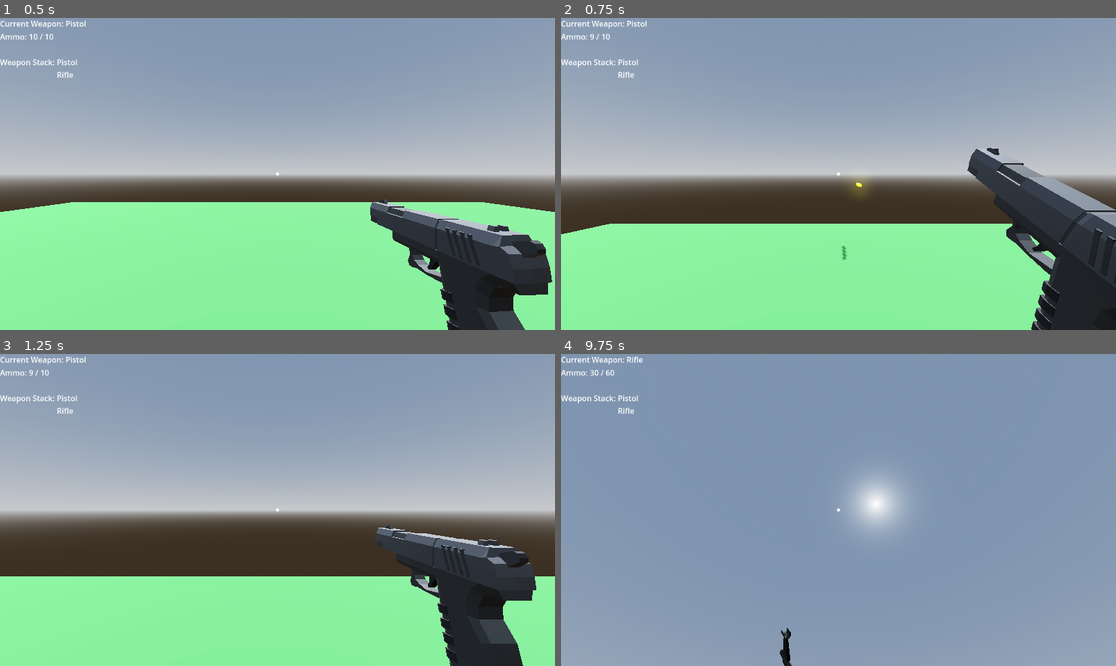
Above: before the commit, frames 1-4 (two rows, left to right).
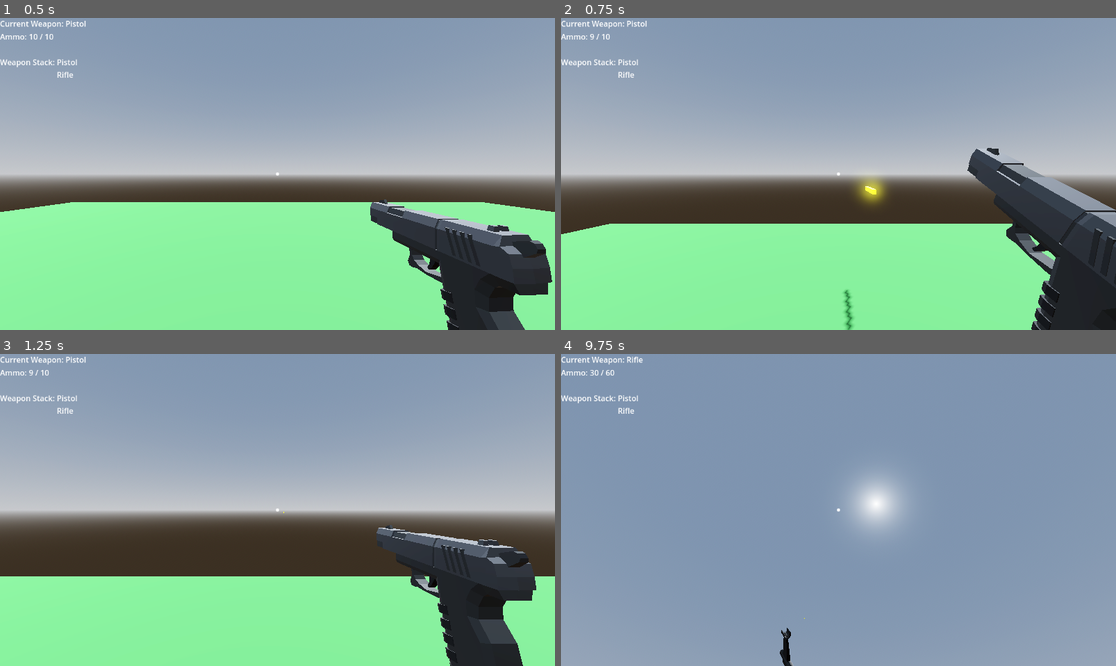
Above: after the commit, the same moments.

Repository: JunH0128/ShooterGame
Game: Godot game, scene res://Game.tscn
Two runs of this game, one before a commit and one after it. Both use one fixed random seed, a clock stepped at 60 frames per second and the inputs below.
Inputs (mouse positions are in pixels of both pictures, inside the frame that each line leads up to):
- Up to frame 1 (0.5 s): no input
- Up to frame 2 (0.75 s): tap Enter (ui_accept) at 0.5 s; move the mouse to (810, 236) at 0.52 s; hold W (up) from 0.53 s (still down); hold Mouse wheel down (Weapon_Down) from 0.53 s (still down); click (810, 236) at 0.67 s
- Up to frame 3 (1.25 s): keep holding W (up); keep holding Mouse wheel down (Weapon_Down); tap Enter (ui_accept) at 0.77 s
- Up to frame 4 (9.75 s): tap Enter (ui_accept) at 1.25, 1.52, 2.75, 3.02, 3.77, 4.52, 5, 6.02, 6.77, 7.25, 7.52, 9.02, 9.5 s; move the mouse to (877, 513) at 1.27 s; release Mouse wheel down (Weapon_Down) at 1.28 s; tap Mouse wheel up (Weapon_Up) at 1.35, 5.85 s; move the mouse to (794, 506) at 2.02 s; press the mouse at (794, 506) at 2.03 s; move the mouse to (844, 510) at 2.77 s; release W (up) at 2.78 s; release the mouse at (844, 510) at 2.78 s; hold A (left) 2.78-3.53 s; tap Mouse wheel down (Weapon_Down) at 2.85, 7.35 s; move the mouse to (816, 503) at 3.52 s; hold Mouse wheel up (Weapon_Up) 3.53-4.28 s; hold W (up) 3.53-5.78 s; move the mouse to (866, 510) at 4.27 s; click (866, 510) at 4.35 s; move the mouse to (810, 510) at 5.02 s; hold Mouse wheel down (Weapon_Down) 5.03-5.78 s; move the mouse to (849, 503) at 5.77 s; hold D (right) 5.78-6.53 s; move the mouse to (832, 516) at 6.52 s; press the mouse at (832, 516) at 6.53 s; hold W (up) 6.53-8.78 s; move the mouse to (877, 513) at 7.27 s; release the mouse at (877, 513) at 7.28 s; move the mouse to (794, 506) at 8.02 s; hold Mouse wheel up (Weapon_Up) 8.03-8.78 s; move the mouse to (844, 510) at 8.77 s; hold A (left) 8.78-9.53 s; click (844, 510) at 8.85 s; move the mouse to (816, 503) at 9.52 s; hold W (up) from 9.53 s (still down); hold Mouse wheel down (Weapon_Down) from 9.53 s (still down)

Frame 1 is identical in both runs. In frame 2, 0.5% of the frame differs, in the area x 50-59%, y 51-100%; in frame 3, less than 0.1%; in frame 4, less than 0.1%.

Commit message:
particles
added a particle when the bullet hit something

Diff:
--- a/shooter-game/bullet.gd
+++ b/shooter-game/bullet.gd
@@ -1,12 +1,23 @@
 extends RigidBody3D
 
+var SPEED = 40.0
 var Damage: int = 0
+var particles = preload("res://particles_3d.tscn")
 
 func _on_body_entered(body: Node) -> void:
 	if body.is_in_group("Target") && body.has_method("Hit_Successful"):
 		body.Hit_Successful(Damage)
-		queue_free()
+
+	var particles = particles.instantiate()
+	get_tree().root.add_child(particles)
+	particles.global_position = global_position
+	particles.emitting = true
+
+	queue_free()
 
 
 func _on_timer_timeout() -> void:
 	queue_free()
+
+func _process(delta: float) -> void:
+	position += transform.basis * Vector3(0, 0, -SPEED) * delta
--- a/shooter-game/bullet.tscn
+++ b/shooter-game/bullet.tscn
@@ -1,6 +1,7 @@
-[gd_scene load_steps=5 format=3 uid="uid://ds76f5i1fv4no"]
+[gd_scene load_steps=6 format=3 uid="uid://ds76f5i1fv4no"]
 
 [ext_resource type="Script" uid="uid://b7fslghpdwgr8" path="res://bullet.gd" id="1_v7oki"]
+[ext_resource type="PackedScene" uid="uid://dodwo80esdxa6" path="res://particles_3d.tscn" id="2_v8qja"]
 
 [sub_resource type="BoxMesh" id="BoxMesh_rtl8c"]
 
@@ -39,5 +40,8 @@
 one_shot = true
 autostart = true
 
+[node name="GPUParticles3D" parent="." instance=ExtResource("2_v8qja")]
+transform = Transform3D(-1, 0, -1.50996e-07, 0, 1, 0, 1.50996e-07, 0, -1, -3.132e-09, 0, 0.0716517)
+
 [connection signal="body_entered" from="." to="." method="_on_body_entered"]
 [connection signal="timeout" from="Timer" to="." method="_on_timer_timeout"]
--- /dev/null
+++ b/shooter-game/particles_3d.tscn
@@ -0,0 +1,24 @@
+[gd_scene load_steps=4 format=3 uid="uid://dodwo80esdxa6"]
+
+[sub_resource type="StandardMaterial3D" id="StandardMaterial3D_v8qja"]
+albedo_color = Color(0.831373, 0.760784, 0.184314, 1)
+emission_enabled = true
+emission = Color(0.584251, 0.686092, 0.209452, 1)
+emission_energy_multiplier = 8.0
+
+[sub_resource type="ParticleProcessMaterial" id="ParticleProcessMaterial_t4vbm"]
+direction = Vector3(0, 0, 1)
+initial_velocity_min = 3.0
+initial_velocity_max = 5.0
+
+[sub_resource type="BoxMesh" id="BoxMesh_2b2rl"]
+size = Vector3(0.04, 0.04, 0.04)
+
+[node name="GPUParticles3D" type="GPUParticles3D"]
+transform = Transform3D(-1, 0, -8.74228e-08, 0, 1, 0, 8.74228e-08, 0, -1, 0, 0, 0)
+material_override = SubResource("StandardMaterial3D_v8qja")
+emitting = false
+one_shot = true
+explosiveness = 1.0
+process_material = SubResource("ParticleProcessMaterial_t4vbm")
+draw_pass_1 = SubResource("BoxMesh_2b2rl")
